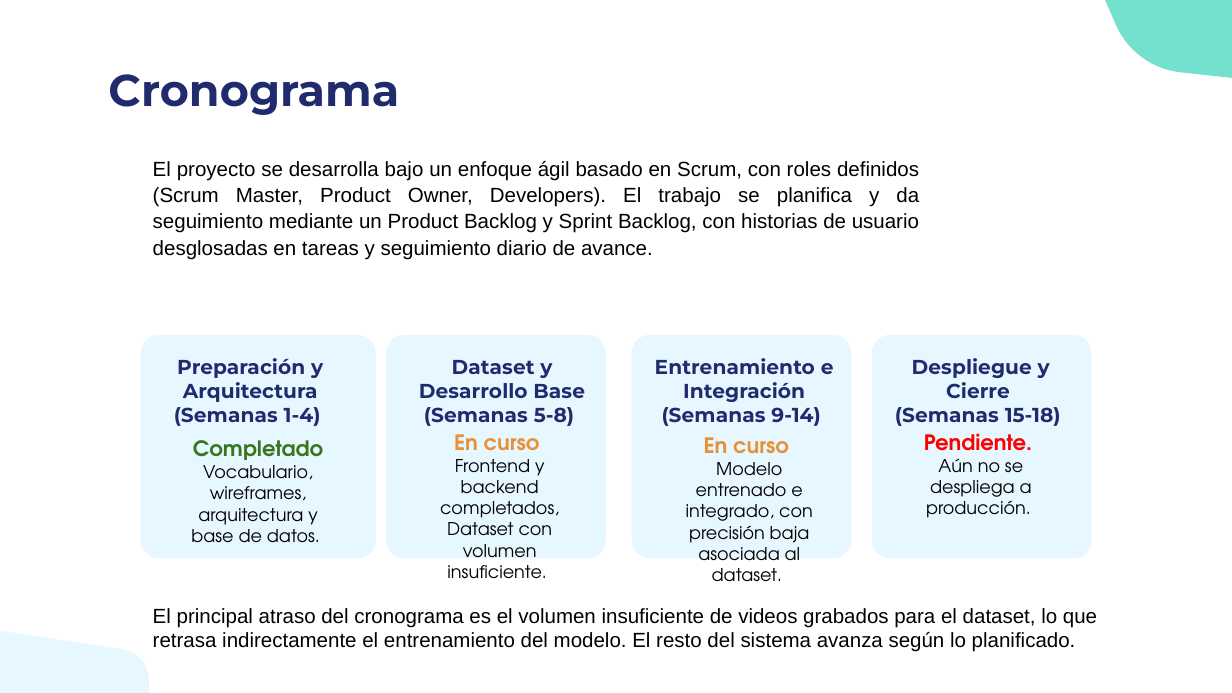
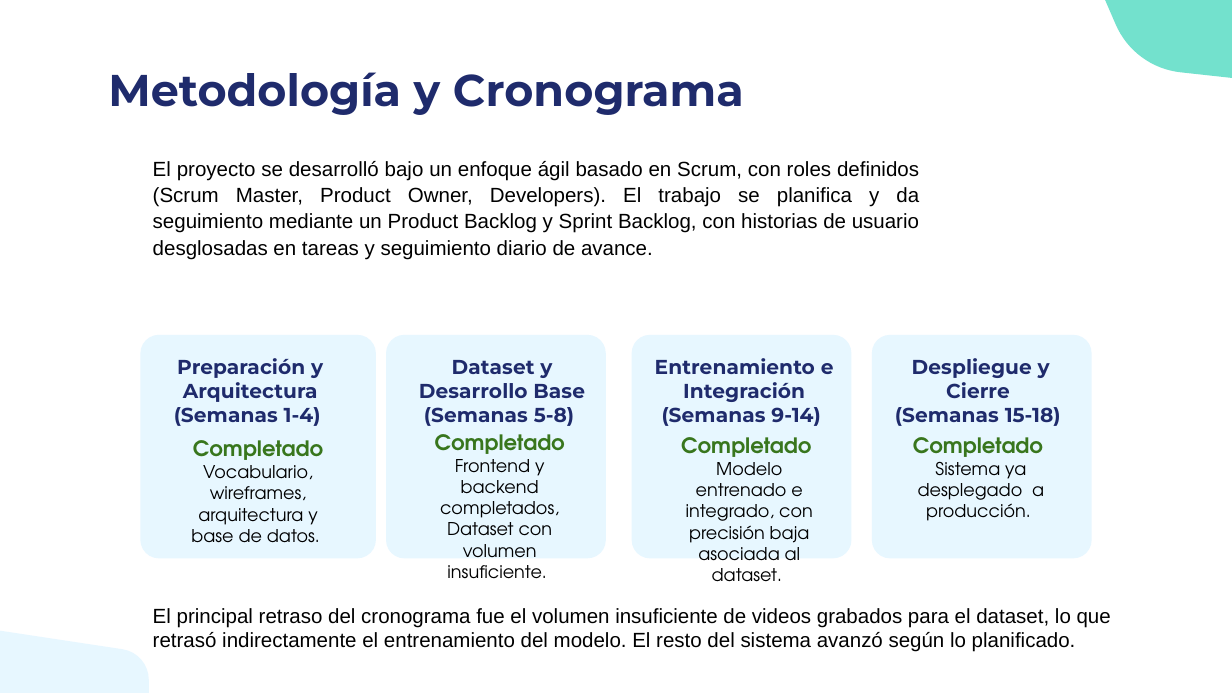
Before and after one commit to mtynnn/senatext, a slide deck: slide 9 of Fase 2/Evidencias Proyecto/Gestion_proyecto/Presentación Proyecto.pptx (slide 5 before the commit). Drawn at 1232x693 pixels with LibreOffice and Linux fonts; fonts in the diff are those of the drawing. Boxes give left, top, right and bottom in pixels: in the first picture for what was removed or moved away, otherwise in the second. Text is boxed around its words. In the diff, an @@ line names an element or a change of style, - is before the commit and + after.

```diff
--- a/Fase 2/Evidencias Proyecto/Gestion_proyecto/Presentación Proyecto.pptx
+++ b/Fase 2/Evidencias Proyecto/Gestion_proyecto/Presentación Proyecto.pptx
@@ title at (108, 72, 744, 115): text changed @@
-Cronograma
+Metodología y Cronograma
@@ text at (153, 161, 919, 259): text changed @@
-El proyecto se desarrolla bajo un enfoque ágil basado en Scrum, con roles definidos (Scrum Master, Product Owner, Developers). El trabajo se planifica y da seguimiento mediante un Product Backlog y Sprint Backlog, con historias de usuario desglosadas en tareas y seguimiento diario de avance.
+El proyecto se desarrolló bajo un enfoque ágil basado en Scrum, con roles definidos (Scrum Master, Product Owner, Developers). El trabajo se planifica y da seguimiento mediante un Product Backlog y Sprint Backlog, con historias de usuario desglosadas en tareas y seguimiento diario de avance.
@@ subtitle at (440, 459, 559, 579): text changed; text colour #E69138 to #38761D @@
-En curso
+Completado
@@ subtitle at (686, 462, 813, 582): text changed; text colour #E69138 to #38761D @@
-En curso
+Completado
@@ subtitle at (918, 461, 1044, 521): text changed @@
-Pendiente.
-Aún no se despliega a producción.
+Completado
+Sistema ya desplegado a producción.
@@ text at (153, 608, 1111, 652): text changed @@
-El principal atraso del cronograma es el volumen insuficiente de videos grabados para el dataset, lo que retrasa indirectamente el entrenamiento del modelo. El resto del sistema avanza según lo planificado.
+El principal retraso del cronograma fue el volumen insuficiente de videos grabados para el dataset, lo que retrasó indirectamente el entrenamiento del modelo. El resto del sistema avanzó según lo planificado.
```
Also in this commit, not shown: 2 other slides changed, 10 slides added, 4 slides removed.
